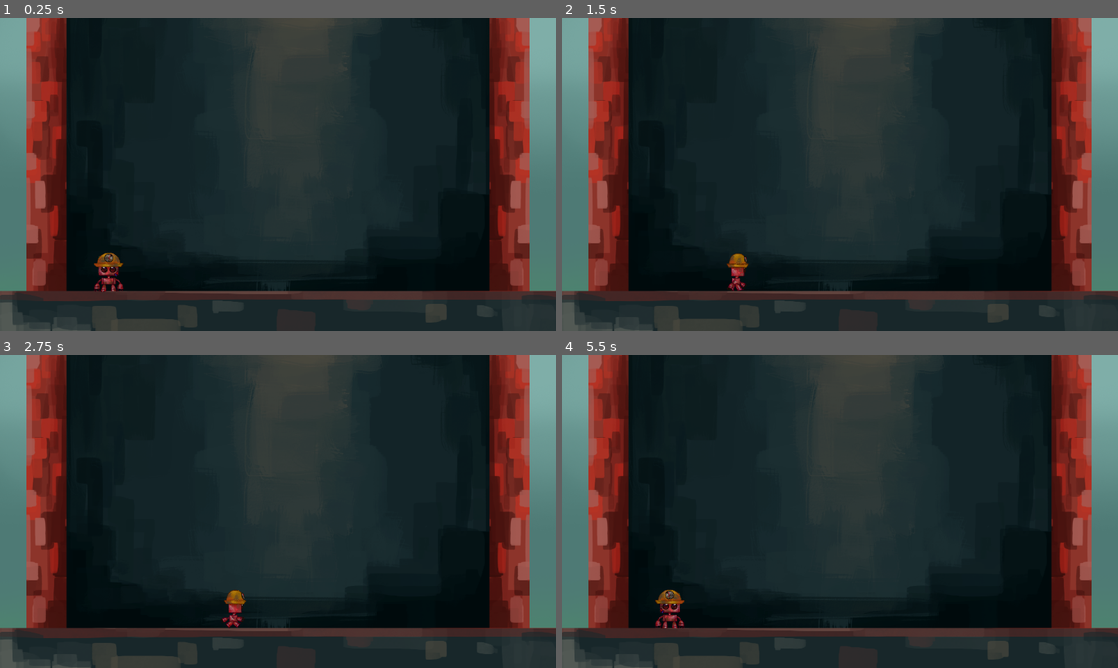
Above: before the commit, frames 1-4 (two rows, left to right).
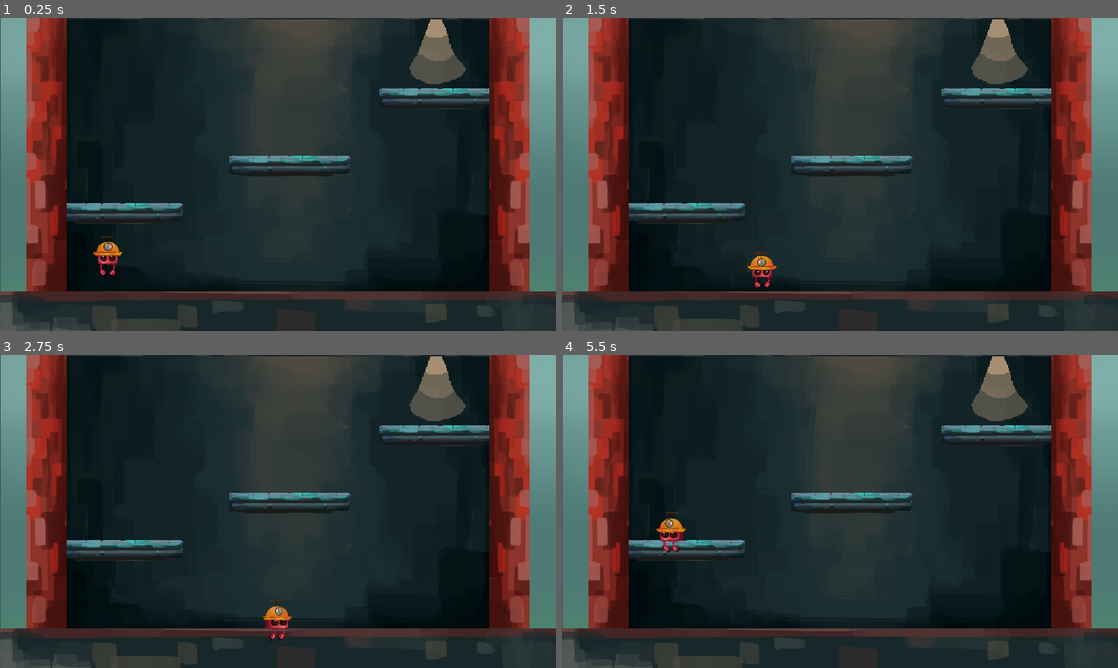
Above: after the commit, the same moments.

Repository: kcabra/clocky
Game: Godot game, scene res://proto2/proto2.tscn
Same seed, same stepped clock (60 frames per second), same inputs: the game is played once before the commit and once after it. The project has no main scene, so this scene is started directly.
Inputs:
- Up to frame 1 (0.25 s): no input
- Up to frame 2 (1.5 s): tap Enter at 0.5 s; hold D (move_right) 0.53-1.28 s; hold S (move_down) from 1.28 s (still down)
- Up to frame 3 (2.75 s): tap Space at 2 s; release S (move_down) at 2.03 s; hold D (move_right) from 2.03 s (still down)
- Up to frame 4 (5.5 s): release D (move_right) at 2.78 s; hold W (move_up) 2.78-3.53 s; hold A (move_left) 3.53-5.03 s; hold S (move_down) from 5.03 s (still down)

The runs differ from the first frame. In frame 1, 5.1% of the frame differs, in the area x 0-100%, y 0-88%; in frame 2, 5.0%; in frame 3, 5.1%; in frame 4, 5.2%.

Commit message:
Advance implementation of godmode
Implemented new sprites in godmode and added camera movement logic

Diff:
--- a/project.godot
+++ b/project.godot
@@ -28,6 +28,8 @@
 window/size/width=1280
 window/size/height=720
 window/size/fullscreen=true
+window/stretch/mode="2d"
+window/stretch/aspect="keep"
 
 [input]
 
@@ -52,6 +54,11 @@
  ]
 }
 
+[layer_names]
+
+2d_physics/layer_1="general"
+2d_physics/layer_2="run_only"
+
 [rendering]
 
 environment/default_environment="res://default_env.tres"
--- /dev/null
+++ b/proto2/Camera.gd
@@ -0,0 +1,13 @@
+extends Camera2D
+
+const SCREEN_HEIGHT = 720
+const PLAYER_NODE_NAME = "player_run"
+
+func _on_newlevel_collided(collider, ground_position):
+    print_debug(collider.name + " collided with newlevel")
+    if collider.name == PLAYER_NODE_NAME:
+        follow_player(ground_position)
+
+func follow_player(ground):
+    print_debug(ground.y)
+    position.y = lerp(ground.y, ground.y - SCREEN_HEIGHT, 0.5)
--- /dev/null
+++ b/proto2/NewLevel.gd
@@ -0,0 +1,9 @@
+extends Area2D
+
+func _ready():
+    var camera = get_tree().get_nodes_in_group("camera")
+    if camera.size() == 1:
+        camera = camera[0]
+        self.connect("body_entered", camera, "_on_newlevel_collided",
+                [self.global_position], CONNECT_ONESHOT)
+    else: print_debug("multiple cameras detected")
--- a/proto2/game_mode.gd
+++ b/proto2/game_mode.gd
@@ -14,13 +14,19 @@
     player_repair = preload(PLAYER_REPAIR_SCENE_PATH)
 
 func _ready():
+    set_mode(current_mode)
+
+func set_mode(new_mode):
+    if player: player.queue_free()
+    match current_mode:
+        modes.run:
+            player = player_run.instance()
+            get_tree().set_group("chao", "one_way_collision", true)
+        modes.repair:
+            player = player_repair.instance()
+            get_tree().set_group("chao", "one_way_collision", false)
     # assumes there's only one spawn active, must remove
     # old spawn before adding a new one.
     var spawn = get_tree().get_nodes_in_group("spawn")[0]
-    match current_mode:
-        modes.run:
-            player = player_run.instance()
-        modes.repair:
-            player = player_repair.instance()
     player.position = spawn.global_position
     add_child(player)
--- /dev/null
+++ b/proto2/obj/plat_oneway.tscn
@@ -0,0 +1,21 @@
+[gd_scene load_steps=3 format=2]
+
+[ext_resource path="res://proto2/holders/tile fixa.png" type="Texture" id=1]
+
+[sub_resource type="RectangleShape2D" id=1]
+extents = Vector2( 138, 23 )
+
+[node name="Node2D" type="Node2D"]
+
+[node name="StaticBody2D" type="StaticBody2D" parent="."]
+collision_layer = 2
+collision_mask = 2
+
+[node name="CollisionShape2D" type="CollisionShape2D" parent="StaticBody2D"]
+shape = SubResource( 1 )
+one_way_collision = true
+
+[node name="Sprite" type="Sprite" parent="StaticBody2D"]
+position = Vector2( 0, -1.43051e-06 )
+scale = Vector2( 1.00815, 0.358209 )
+texture = ExtResource( 1 )
--- /dev/null
+++ b/proto2/obj/plat_static.tscn
@@ -0,0 +1,18 @@
+[gd_scene load_steps=3 format=2]
+
+[ext_resource path="res://proto2/holders/tile fixa.png" type="Texture" id=1]
+
+[sub_resource type="RectangleShape2D" id=1]
+extents = Vector2( 138, 23 )
+
+[node name="plat_static" type="Node2D"]
+
+[node name="StaticBody2D" type="StaticBody2D" parent="."]
+
+[node name="CollisionShape2D" type="CollisionShape2D" parent="StaticBody2D"]
+shape = SubResource( 1 )
+
+[node name="Sprite" type="Sprite" parent="StaticBody2D"]
+position = Vector2( 0, -1.43051e-06 )
+scale = Vector2( 1.00815, 0.358209 )
+texture = ExtResource( 1 )
--- a/proto2/player/Player_repair.gd
+++ b/proto2/player/Player_repair.gd
@@ -21,9 +21,9 @@
 
 func _physics_process(delta):
     if move_vec.x > 0:
+        sprite.flip_h = true
+    elif move_vec.x < 0:
         sprite.flip_h = false
-    elif move_vec.x < 0:
-        sprite.flip_h = true
 
     if move_vec.y < -MOVE_TOLERANCE:
         sprite.frame = 2
--- a/proto2/player/player_repair.tscn
+++ b/proto2/player/player_repair.tscn
@@ -1,18 +1,17 @@
-[gd_scene load_steps=9 format=2]
+[gd_scene load_steps=8 format=2]
 
 [ext_resource path="res://proto2/player/Player_repair.gd" type="Script" id=1]
-[ext_resource path="res://proto2/holders/player_float_placeholder4.png" type="Texture" id=2]
-[ext_resource path="res://proto2/holders/player_float_placeholder3.png" type="Texture" id=3]
-[ext_resource path="res://proto2/holders/player_float_placeholder2.png" type="Texture" id=4]
-[ext_resource path="res://proto2/holders/player_float_placeholder1.png" type="Texture" id=5]
-[ext_resource path="res://proto2/item_frame.png" type="Texture" id=6]
+[ext_resource path="res://proto2/player/assets/godmode4.png" type="Texture" id=2]
+[ext_resource path="res://proto2/player/assets/godmode2.png" type="Texture" id=3]
+[ext_resource path="res://proto2/player/assets/godmode3.png" type="Texture" id=4]
+[ext_resource path="res://proto2/player/assets/godmode1.png" type="Texture" id=5]
 
 [sub_resource type="RectangleShape2D" id=1]
-extents = Vector2( 45.1246, 32.2799 )
+extents = Vector2( 83.751, 79.061 )
 
 [sub_resource type="SpriteFrames" id=2]
 animations = [ {
-"frames": [ ExtResource( 5 ), ExtResource( 4 ), ExtResource( 3 ), ExtResource( 2 ) ],
+"frames": [ ExtResource( 5 ), ExtResource( 2 ), ExtResource( 3 ), ExtResource( 4 ) ],
 "loop": true,
 "name": "default",
 "speed": 5.0
@@ -25,16 +24,8 @@
 
 [node name="CollisionShape2D" type="CollisionShape2D" parent="."]
 modulate = Color( 0.941176, 0.00392157, 0.996078, 1 )
-position = Vector2( 0, 12.0897 )
+position = Vector2( -0.0637207, -13.3299 )
 shape = SubResource( 1 )
 
 [node name="AnimatedSprite" type="AnimatedSprite" parent="."]
-scale = Vector2( 3.45616, 3.45616 )
 frames = SubResource( 2 )
-
-[node name="CanvasLayer" type="CanvasLayer" parent="."]
-
-[node name="Sprite" type="Sprite" parent="CanvasLayer"]
-position = Vector2( 39.7897, 408.105 )
-scale = Vector2( 2, 2 )
-texture = ExtResource( 6 )
--- a/proto2/player/player_run.tscn
+++ b/proto2/player/player_run.tscn
@@ -17,19 +17,19 @@
 [ext_resource path="res://proto2/player/assets/walk3.png" type="Texture" id=16]
 
 [sub_resource type="RectangleShape2D" id=1]
-extents = Vector2( 86.981, 143.976 )
+extents = Vector2( 53.27, 129.92 )
 
 [sub_resource type="SpriteFrames" id=2]
 animations = [ {
+"frames": [ ExtResource( 6 ), ExtResource( 7 ), ExtResource( 5 ) ],
+"loop": false,
+"name": "fall",
+"speed": 10.0
+}, {
 "frames": [ ExtResource( 11 ) ],
 "loop": true,
 "name": "stand",
 "speed": 5.0
-}, {
-"frames": [ ExtResource( 6 ), ExtResource( 7 ), ExtResource( 5 ) ],
-"loop": false,
-"name": "fall",
-"speed": 10.0
 }, {
 "frames": [ ExtResource( 13 ), ExtResource( 12 ), ExtResource( 16 ), ExtResource( 12 ), ExtResource( 13 ), ExtResource( 14 ), ExtResource( 15 ), ExtResource( 14 ) ],
 "loop": true,
@@ -45,22 +45,25 @@
 [node name="player_run" type="KinematicBody2D"]
 position = Vector2( 208.019, 198.976 )
 scale = Vector2( 0.3, 0.3 )
+collision_layer = 3
+collision_mask = 3
 script = ExtResource( 1 )
 
 [node name="CollisionShape2D" type="CollisionShape2D" parent="."]
 modulate = Color( 0.941176, 0.00392157, 0.996078, 1 )
+position = Vector2( 0, 16.7467 )
 shape = SubResource( 1 )
 
 [node name="FSM" type="Node2D" parent="."]
 script = ExtResource( 2 )
 
 [node name="RayCast2D" type="RayCast2D" parent="."]
-position = Vector2( -80.019, 141.024 )
+position = Vector2( -53.3967, 146.747 )
 enabled = true
 cast_to = Vector2( 0, 5 )
 
 [node name="RayCast2D2" type="RayCast2D" parent="."]
-position = Vector2( 80.981, 142.024 )
+position = Vector2( 53.27, 146.747 )
 scale = Vector2( 1.27817, 1.27817 )
 enabled = true
 cast_to = Vector2( 0, 5 )
--- a/proto2/proto2.tscn
+++ b/proto2/proto2.tscn
@@ -6,63 +6,168 @@
 [ext_resource path="res://proto2/holders/ph-parede.png" type="Texture" id=4]
 [ext_resource path="res://proto2/holders/ph-parede2.png" type="Texture" id=5]
 [ext_resource path="res://proto2/holders/ph-bg-atmosferapng.png" type="Texture" id=6]
+[ext_resource path="res://proto2/obj/plat_static.tscn" type="PackedScene" id=7]
+[ext_resource path="res://proto2/pontob.png" type="Texture" id=8]
+[ext_resource path="res://proto2/Camera.gd" type="Script" id=9]
+[ext_resource path="res://proto2/NewLevel.gd" type="Script" id=10]
 
 [sub_resource type="RectangleShape2D" id=1]
-extents = Vector2( 640, 46.0001 )
+extents = Vector2( 46, 314 )
 
 [sub_resource type="RectangleShape2D" id=2]
 extents = Vector2( 46, 314 )
 
 [sub_resource type="RectangleShape2D" id=3]
-extents = Vector2( 46, 314 )
+extents = Vector2( 639, 45 )
+
+[sub_resource type="RectangleShape2D" id=4]
+extents = Vector2( 488, 22 )
+
+[sub_resource type="RectangleShape2D" id=5]
+extents = Vector2( 487, 3.99999 )
 
 [node name="proto2" type="Node2D"]
+position = Vector2( -2, 0 )
 script = ExtResource( 1 )
+current_mode = 1
 
-[node name="Level" type="Node2D" parent="."]
+[node name="ParallaxBackground" type="ParallaxBackground" parent="."]
 
-[node name="bg" type="Sprite" parent="Level"]
-position = Vector2( 0, -48 )
-z_index = -1
+[node name="ParallaxLayer" type="ParallaxLayer" parent="ParallaxBackground"]
+motion_scale = Vector2( 1, 0 )
+
+[node name="Sprite" type="Sprite" parent="ParallaxBackground/ParallaxLayer"]
+position = Vector2( 0, -360 )
+texture = ExtResource( 6 )
+centered = false
+
+[node name="Camera2D" type="Camera2D" parent="." groups=[
+"camera",
+]]
+position = Vector2( 640, 360 )
+current = true
+smoothing_enabled = true
+script = ExtResource( 9 )
+
+[node name="tela1" type="Node2D" parent="."]
+
+[node name="bg" type="Sprite" parent="tela1"]
+z_index = -2
 texture = ExtResource( 2 )
 centered = false
 
-[node name="spawn" type="Position2D" parent="Level" groups=[
+[node name="spawn" type="Position2D" parent="tela1" groups=[
 "spawn",
 ]]
 position = Vector2( 250, 549 )
 
-[node name="chao" type="StaticBody2D" parent="Level"]
+[node name="parede" type="StaticBody2D" parent="tela1"]
+
+[node name="left" type="CollisionShape2D" parent="tela1/parede"]
+position = Vector2( 107, 314 )
+shape = SubResource( 1 )
+
+[node name="ph-parede" type="Sprite" parent="tela1/parede/left"]
+z_index = 1
+texture = ExtResource( 4 )
+
+[node name="right" type="CollisionShape2D" parent="tela1/parede"]
+position = Vector2( 1173, 314 )
+shape = SubResource( 2 )
+
+[node name="ph-parede2" type="Sprite" parent="tela1/parede/right"]
+z_index = 1
+texture = ExtResource( 5 )
+
+[node name="chao" type="StaticBody2D" parent="tela1"]
 position = Vector2( 640, 674 )
 
-[node name="Sprite" type="Sprite" parent="Level/chao"]
+[node name="Sprite" type="Sprite" parent="tela1/chao"]
 texture = ExtResource( 3 )
 
-[node name="CollisionShape2D" type="CollisionShape2D" parent="Level/chao"]
+[node name="CollisionShape2D" type="CollisionShape2D" parent="tela1/chao" groups=[
+"chao",
+]]
 visible = false
-shape = SubResource( 1 )
+shape = SubResource( 3 )
 one_way_collision = true
 
-[node name="parede" type="StaticBody2D" parent="Level"]
+[node name="plat_static" parent="tela1" instance=ExtResource( 7 )]
+position = Vector2( 282, 450 )
 
-[node name="left" type="CollisionShape2D" parent="Level/parede"]
+[node name="plat_static2" parent="tela1" instance=ExtResource( 7 )]
+position = Vector2( 1013, 186 )
+
+[node name="plat_static3" parent="tela1" instance=ExtResource( 7 )]
+position = Vector2( 667, 341 )
+
+[node name="pontob" type="Sprite" parent="tela1"]
+position = Vector2( 1003, 78 )
+scale = Vector2( 2.39599, 2.39599 )
+z_index = -1
+texture = ExtResource( 8 )
+
+[node name="tela2" type="Node2D" parent="."]
+
+[node name="bg" type="Sprite" parent="tela2"]
+position = Vector2( 0, -680 )
+z_index = -2
+texture = ExtResource( 2 )
+centered = false
+
+[node name="parede" type="StaticBody2D" parent="tela2"]
+position = Vector2( 0, -628 )
+
+[node name="left" type="CollisionShape2D" parent="tela2/parede"]
 position = Vector2( 107, 314 )
+shape = SubResource( 1 )
+
+[node name="ph-parede" type="Sprite" parent="tela2/parede/left"]
+z_index = 1
+texture = ExtResource( 4 )
+flip_v = true
+
+[node name="right" type="CollisionShape2D" parent="tela2/parede"]
+position = Vector2( 1173, 314 )
 shape = SubResource( 2 )
 
-[node name="ph-parede" type="Sprite" parent="Level/parede/left"]
-texture = ExtResource( 4 )
+[node name="ph-parede2" type="Sprite" parent="tela2/parede/right"]
+z_index = 1
+texture = ExtResource( 5 )
+flip_v = true
 
-[node name="right" type="CollisionShape2D" parent="Level/parede"]
-position = Vector2( 1173, 314 )
-shape = SubResource( 3 )
+[node name="chao" type="StaticBody2D" parent="tela2"]
+position = Vector2( 640, -18 )
 
-[node name="ph-parede2" type="Sprite" parent="Level/parede/right"]
-texture = ExtResource( 5 )
+[node name="Sprite" type="Sprite" parent="tela2/chao"]
+scale = Vector2( 0.839999, 1 )
+texture = ExtResource( 3 )
+region_enabled = true
+region_rect = Rect2( 0, 0, 1280, 43.6037 )
 
-[node name="ParallaxBackground" type="ParallaxBackground" parent="."]
+[node name="CollisionShape2D" type="CollisionShape2D" parent="tela2/chao" groups=[
+"chao",
+]]
+shape = SubResource( 4 )
+one_way_collision = true
 
-[node name="ParallaxLayer" type="ParallaxLayer" parent="ParallaxBackground"]
+[node name="plat_static" parent="tela2" instance=ExtResource( 7 )]
+position = Vector2( 282, -525 )
 
-[node name="Sprite" type="Sprite" parent="ParallaxBackground/ParallaxLayer"]
-texture = ExtResource( 6 )
-centered = false
+[node name="plat_static2" parent="tela2" instance=ExtResource( 7 )]
+position = Vector2( 1013, -203 )
+
+[node name="spawn" type="Position2D" parent="tela2" groups=[
+"spawn",
+]]
+position = Vector2( 1016, -121 )
+
+[node name="NewLevel" type="Area2D" parent="tela2"]
+position = Vector2( 640, -7.39098e-06 )
+collision_layer = 2
+collision_mask = 2
+script = ExtResource( 10 )
+
+[node name="CollisionShape2D" type="CollisionShape2D" parent="tela2/NewLevel"]
+position = Vector2( 0, -101 )
+shape = SubResource( 5 )
Binary file added: proto2/pontob.png
Not shown, added: proto2/pontob.png.import
Not shown: 1 places in proto2/proto2.tscn that only renumber resources
